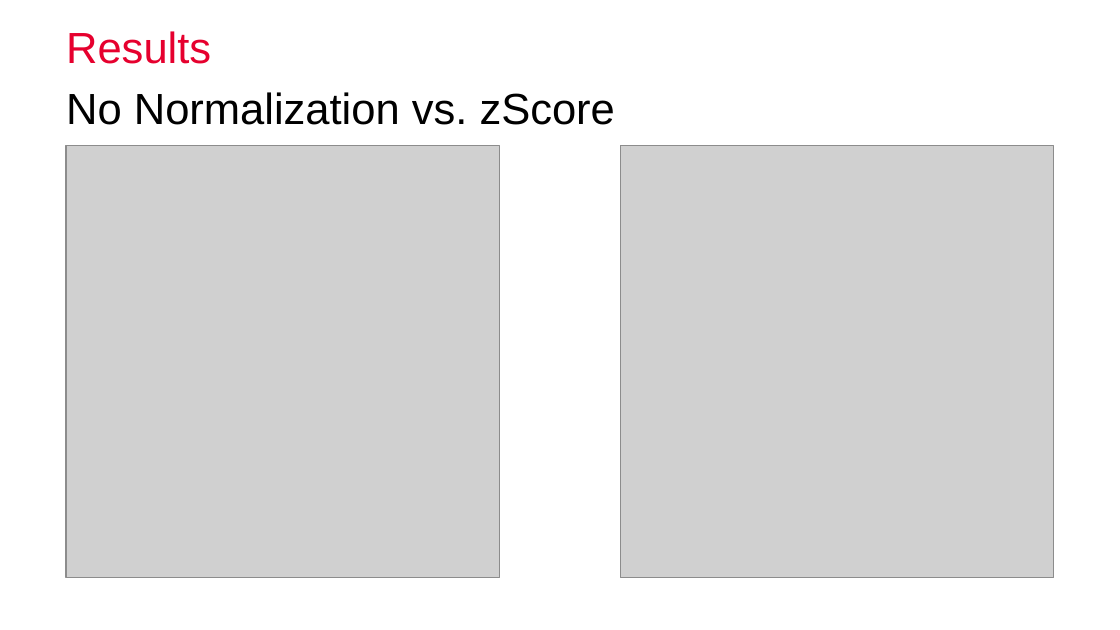
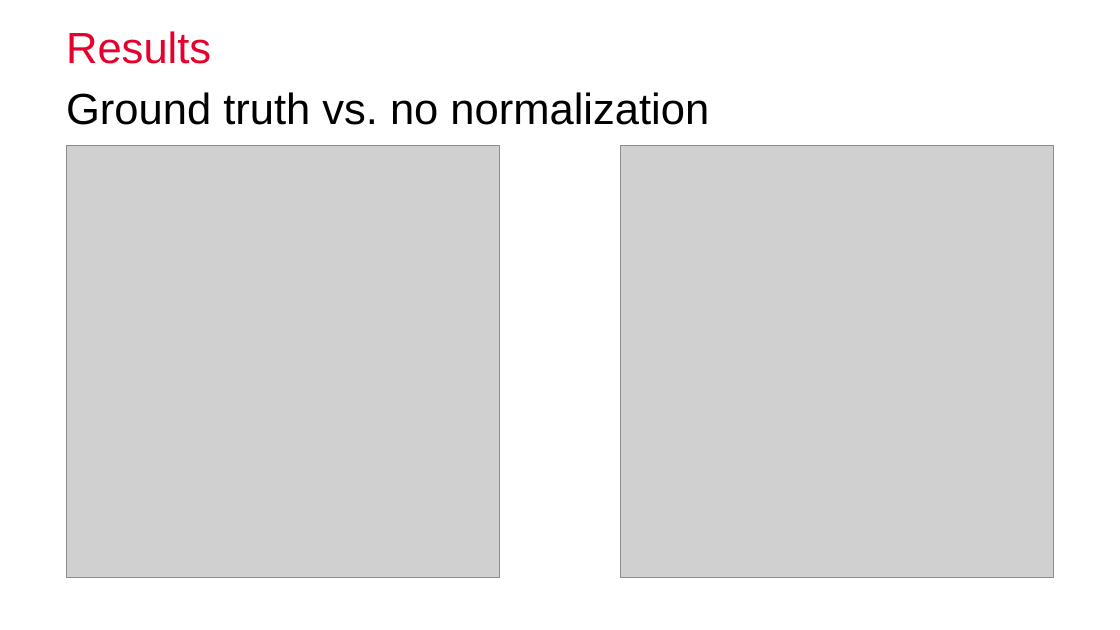
Before and after one commit to nibill/MIALab-1, a slide deck: slide 13 of Presentation/Final/FinalPresentation_Group3_BucheggerDuranWeber.pptx (slide 16 before the commit). Drawn at 1120x630 pixels with LibreOffice and Linux fonts; fonts in the diff are those of the drawing; grey boxes stand for pictures; background and template pictures are left out. Boxes give left, top, right and bottom in pixels: in the first picture for what was removed or moved away, otherwise in the second. Text is boxed around its words. In the diff, an @@ line names an element or a change of style, - is before the commit and + after.

```diff
--- a/Presentation/Final/FinalPresentation_Group3_BucheggerDuranWeber.pptx
+++ b/Presentation/Final/FinalPresentation_Group3_BucheggerDuranWeber.pptx
@@ text at [66,92,709,125]: text changed @@
-No Normalization vs. zScore
+Ground truth vs. no normalization
```
Also in this commit, not shown: 6 other slides changed, 12 slides added, 8 slides removed, 1 other file.
